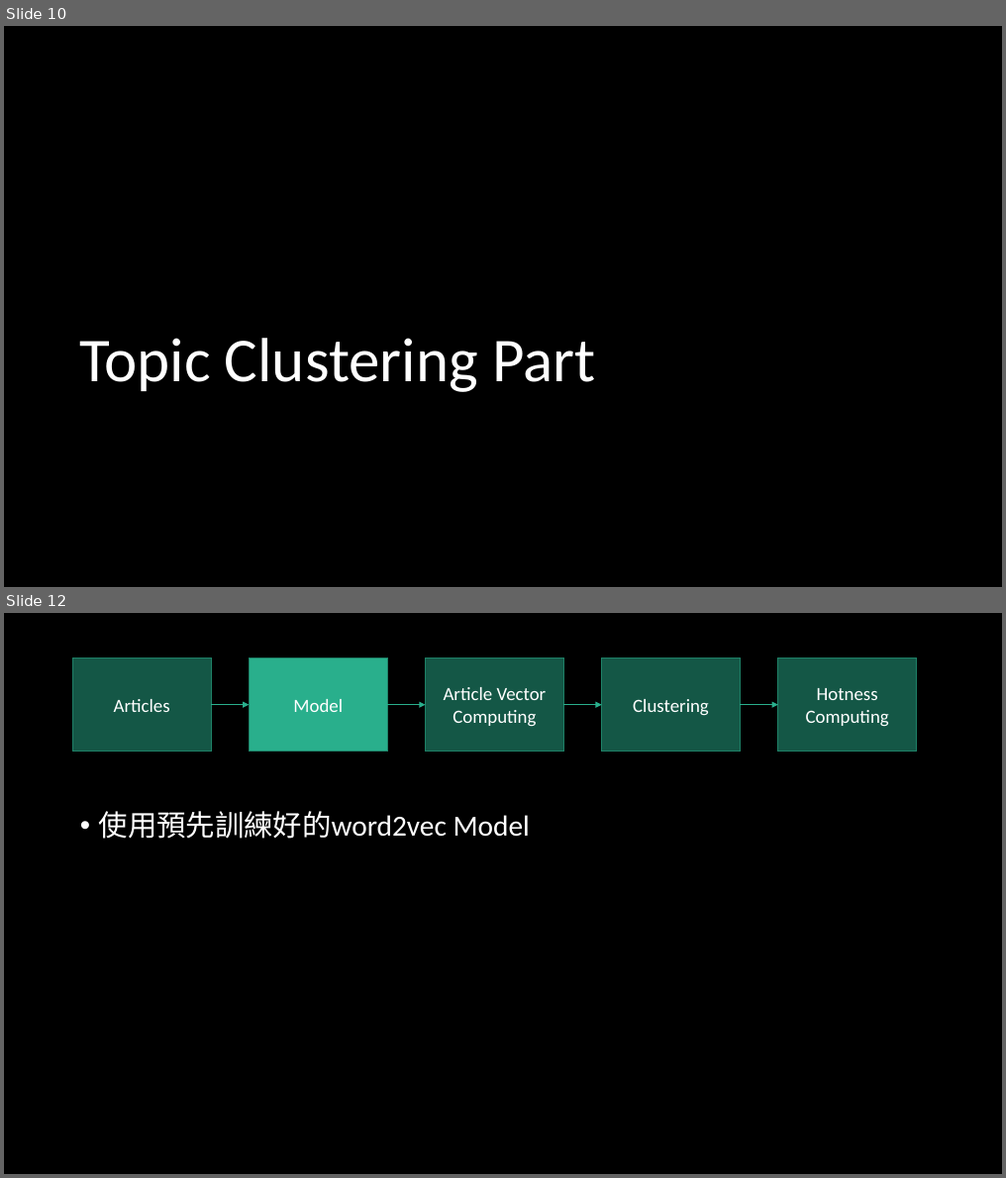
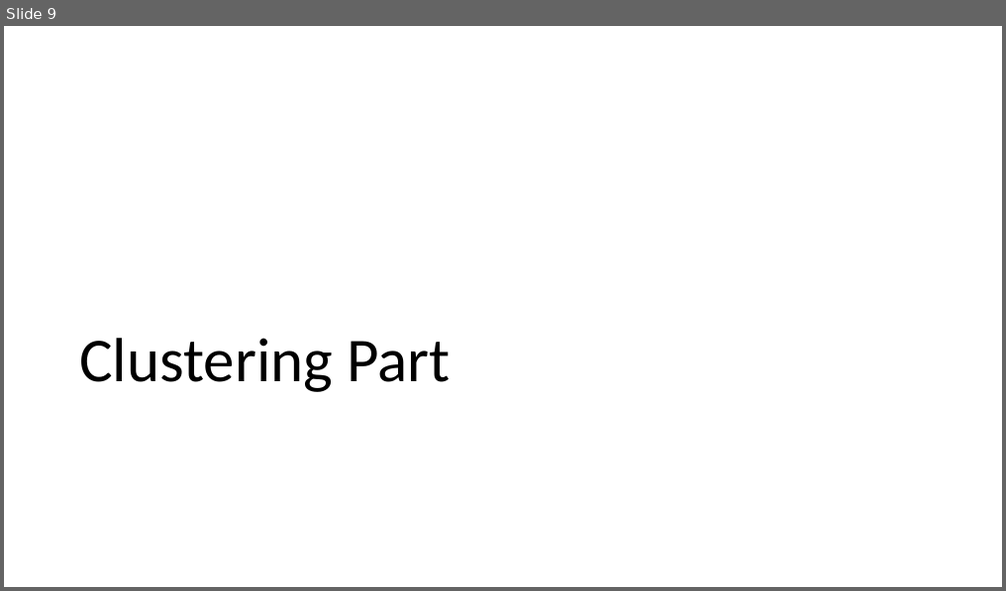
Before and after one commit to ZhongTing/HotTopicDetection, a slide deck: Hot-Topic-Detection.pptx. Shown one above the other, each under a label of ours: slides 10 and 12 before the commit, slide 9 after it; the slides between them are not shown. The pictures are 1006x1178 and 1006x591 pixels, drawn with LibreOffice and Linux fonts; fonts in the diff are those of the drawing. Boxes give left, top, right and bottom in pixels: in the first picture for what was removed or moved away, otherwise in the second. Text is boxed around its words. In the diff, an @@ line names an element or a change of style, - is before the commit and + after.

```diff
--- a/Hot-Topic-Detection.pptx
+++ b/Hot-Topic-Detection.pptx
@@ slide 12 removed at [4,613,1002,1174], background #000000 @@
@@ rectangle removed at [73,658,211,752] @@
-Articles
@@ rectangle removed at [249,658,387,752] @@
-Model
@@ rectangle removed at [426,658,564,752] @@
-Article Vector
-Computing
@@ rectangle removed at [602,658,741,752] @@
-Clustering
@@ rectangle removed at [778,658,917,752] @@
-Hotness Computing
@@ arrow removed from (211, 705) to (249, 705) @@
@@ arrow removed from (387, 705) to (426, 705) @@
@@ arrow removed from (564, 705) to (602, 705) @@
@@ arrow removed from (740, 705) to (778, 705) @@
@@ text removed at [99,811,530,839] @@
-• 使用預先訓練好的word2vec Model
@@ what was slide 10 is now slide 9 @@
@@ slide 9 changed as well @@
@@ background #000000 to #FFFFFF @@
@@ title at [79,338,450,392]: text changed; text colour #FFFFFF to #000000 @@
-Topic Clustering Part
+Clustering Part
```
Also in this commit, not shown: 30 other slides changed, 5 slides added, 5 other slides removed, 18 other files.
